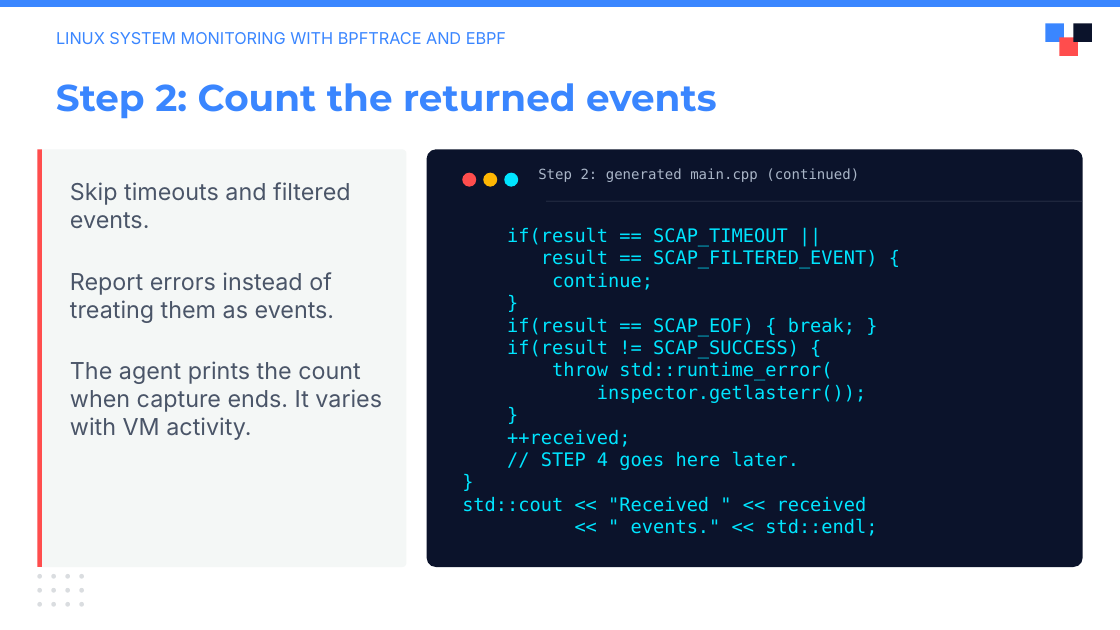
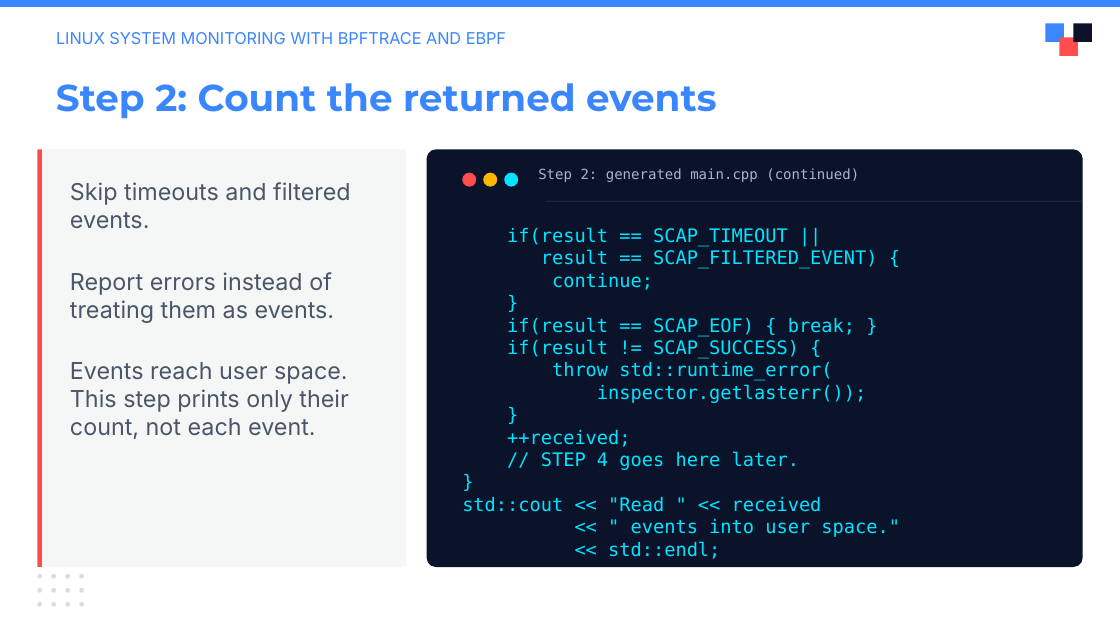
Before and after one commit to julianshalaby-perj/falco-libs-workshop, a slide deck: slide 10 of presentation/falco-libs-intro.pptx. Drawn at 1120x630 pixels with LibreOffice and Linux fonts; fonts in the diff are those of the drawing; background and template pictures are left out. Boxes give left, top, right and bottom in pixels: in the first picture for what was removed or moved away, otherwise in the second. Text is boxed around its words. In the diff, an @@ line names an element or a change of style, - is before the commit and + after.

Commit message:
Simplify slides to one terminal and explain each capture stage

```diff
--- a/presentation/falco-libs-intro.pptx
+++ b/presentation/falco-libs-intro.pptx
@@ text at (x1=70, y1=362, x2=348, y2=439): text changed @@
-The agent prints the count when capture ends. It varies with VM activity.
+Events reach user space. This step prints only their count, not each event.
@@ text at (x1=462, y1=497, x2=900, y2=537): text changed @@
-std::cout << "Received " << received
-<< " events." << std::endl;
+std::cout << "Read " << received
+<< " events into user space."
+<< std::endl;
```
Also in this commit, not shown: 9 other slides changed.
